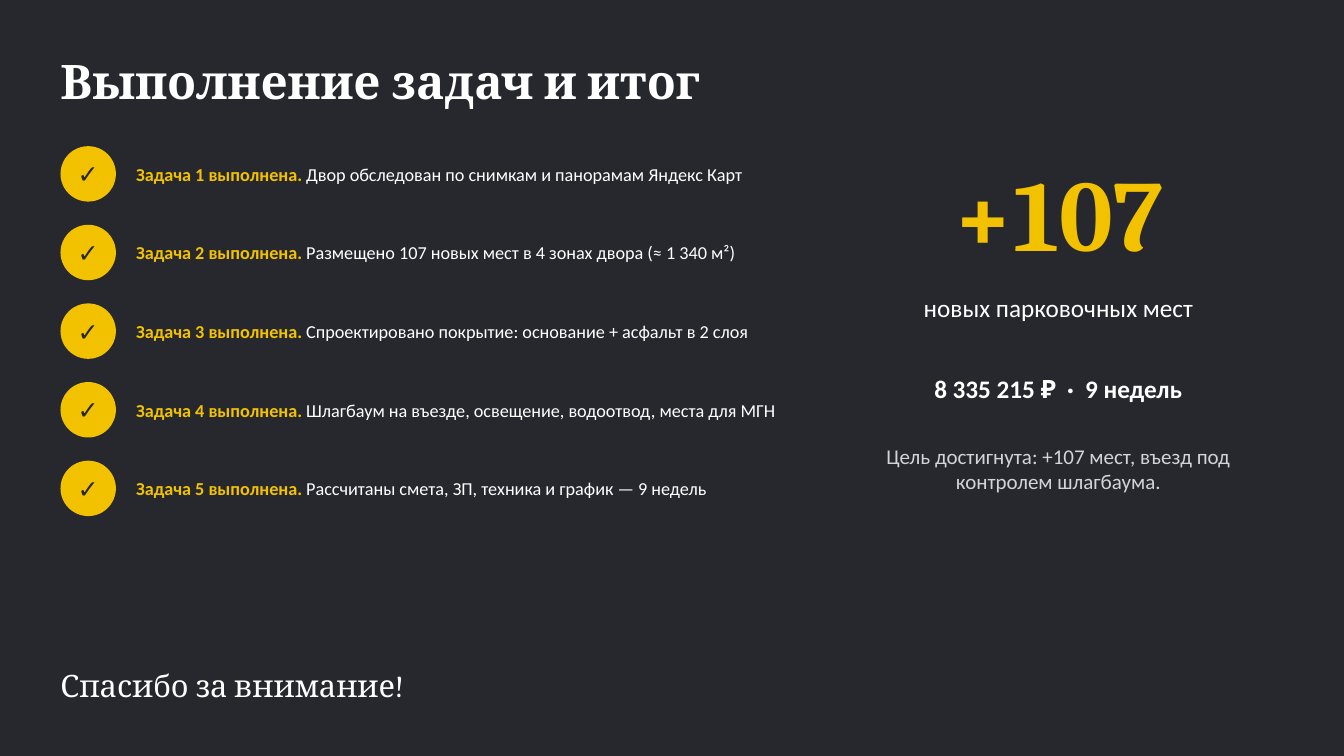
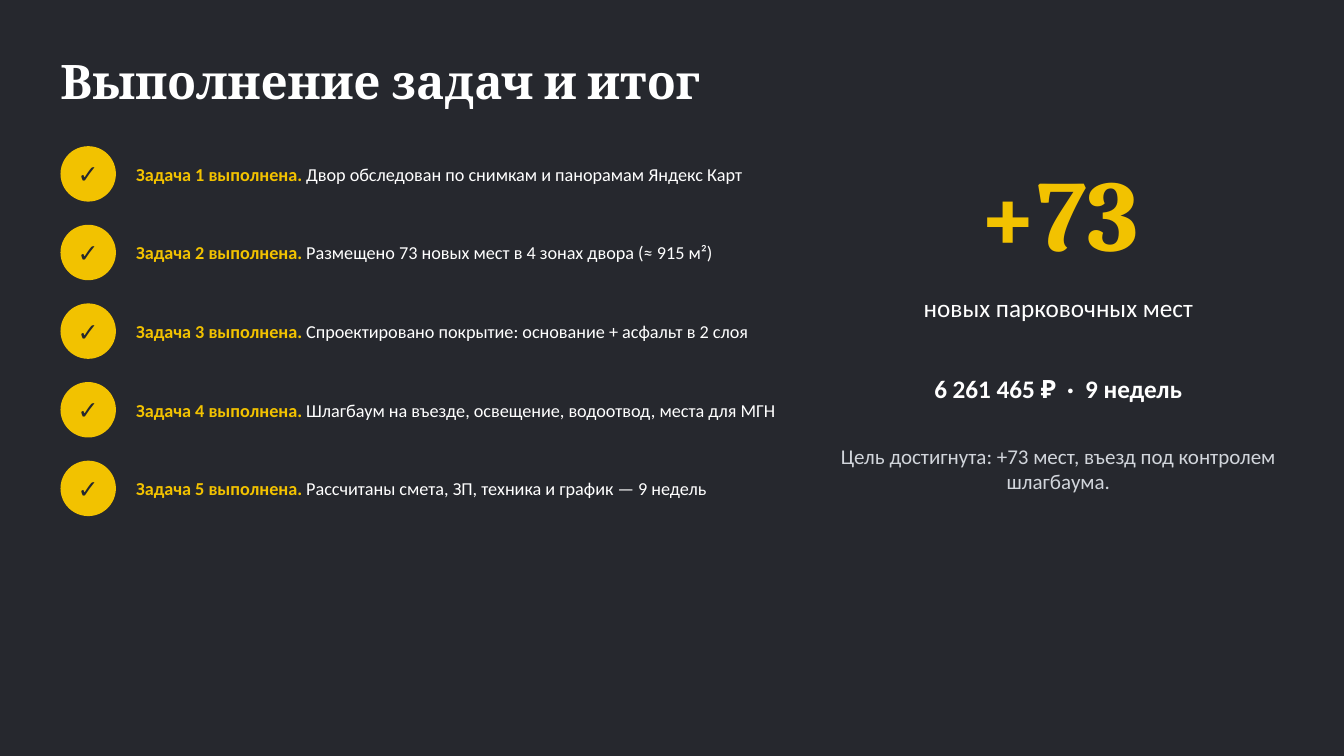
Before and after one commit to shortisshow-prog/mirigrushek, a slide deck: slide 15 of parking/Парковка_Нахимова_20.pptx. Drawn at 1344x756 pixels with LibreOffice and Linux fonts; fonts in the diff are those of the drawing. Boxes give left, top, right and bottom in pixels: in the first picture for what was removed or moved away, otherwise in the second. Text is boxed around its words. In the diff, an @@ line names an element or a change of style, - is before the commit and + after.

```diff
--- a/parking/Парковка_Нахимова_20.pptx
+++ b/parking/Парковка_Нахимова_20.pptx
@@ text at bbox=[978, 182, 1139, 252]: text changed @@
-+107
++73
@@ text at bbox=[136, 245, 713, 262]: text changed @@
-Задача 2 выполнена. Размещено 107 новых мест в 4 зонах двора (≈ 1 340 м²)
+Задача 2 выполнена. Размещено 73 новых мест в 4 зонах двора (≈ 915 м²)
@@ text at bbox=[934, 380, 1182, 402]: text changed @@
-8 335 215 ₽ · 9 недель
+6 261 465 ₽ · 9 недель
@@ text at bbox=[841, 450, 1276, 493]: text changed @@
-Цель достигнута: +107 мест, въезд под контролем шлагбаума.
+Цель достигнута: +73 мест, въезд под контролем шлагбаума.
@@ text removed at bbox=[60, 673, 395, 698] @@
-Спасибо за внимание!
```
Also in this commit, not shown: 7 other slides changed, 1 slide added, 3 other files.
